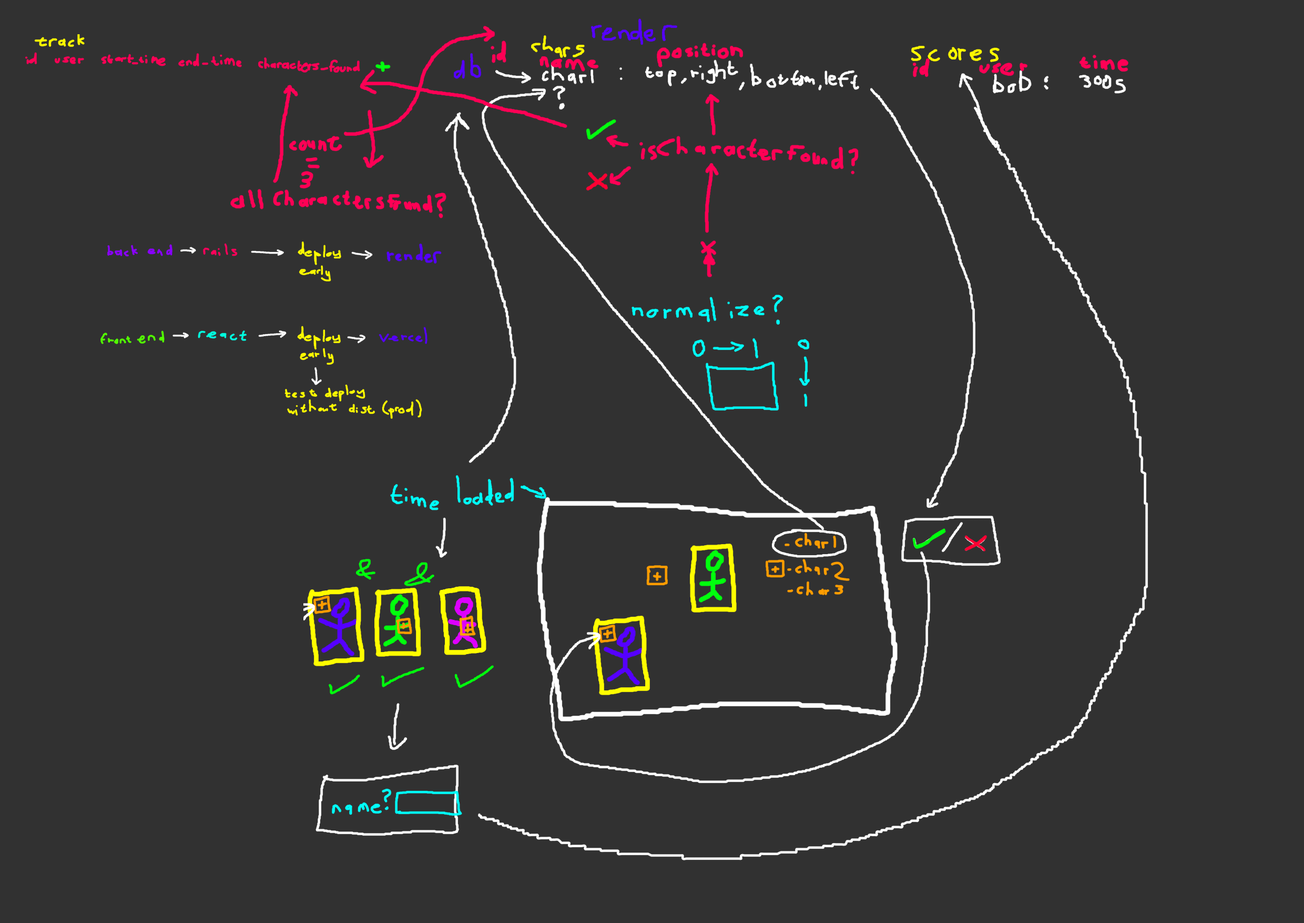
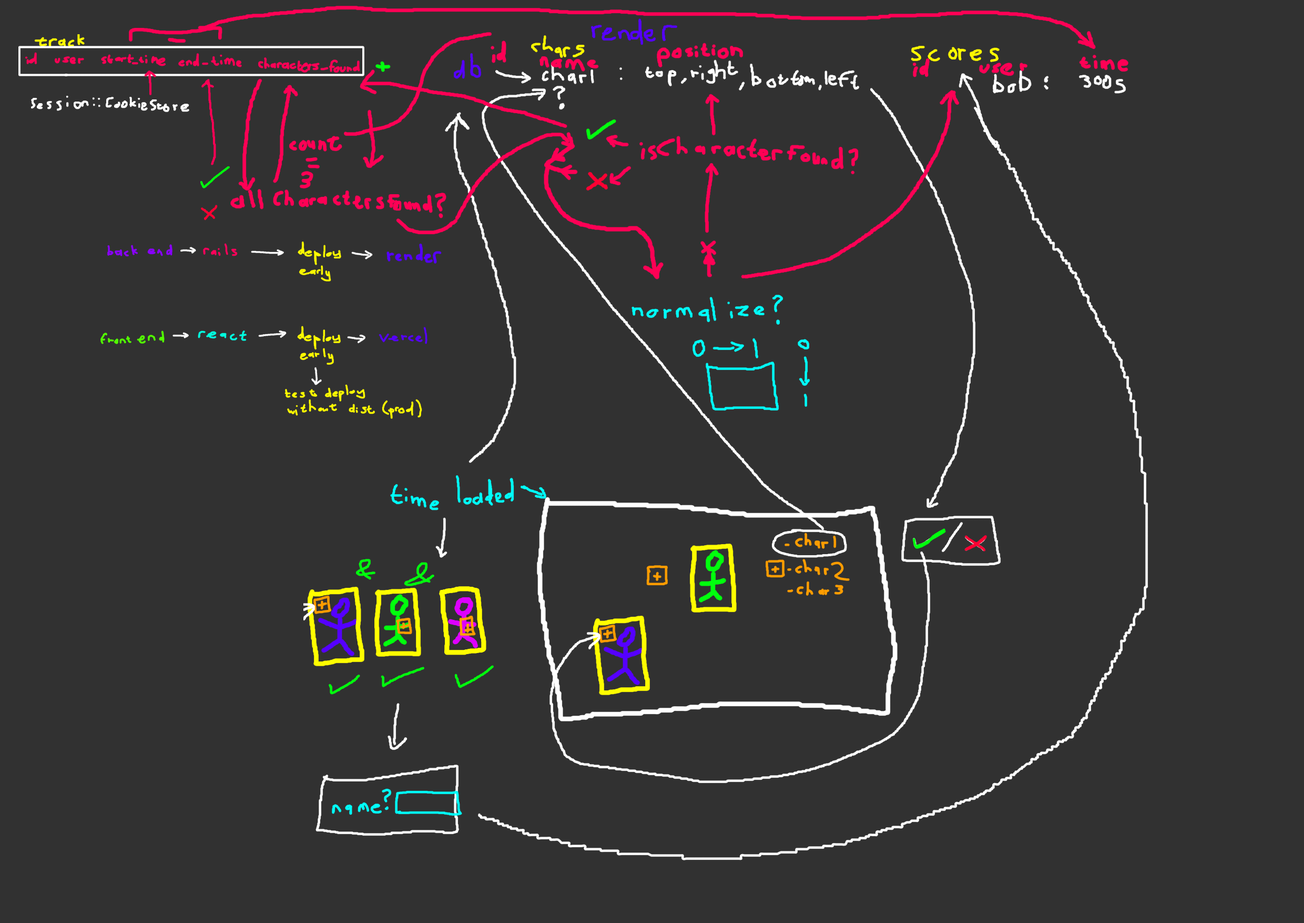
Layers edited between the first and the second 1304 × 923 image:
painted on "Paint Layer 1" over (18, 5, 1097, 280)
